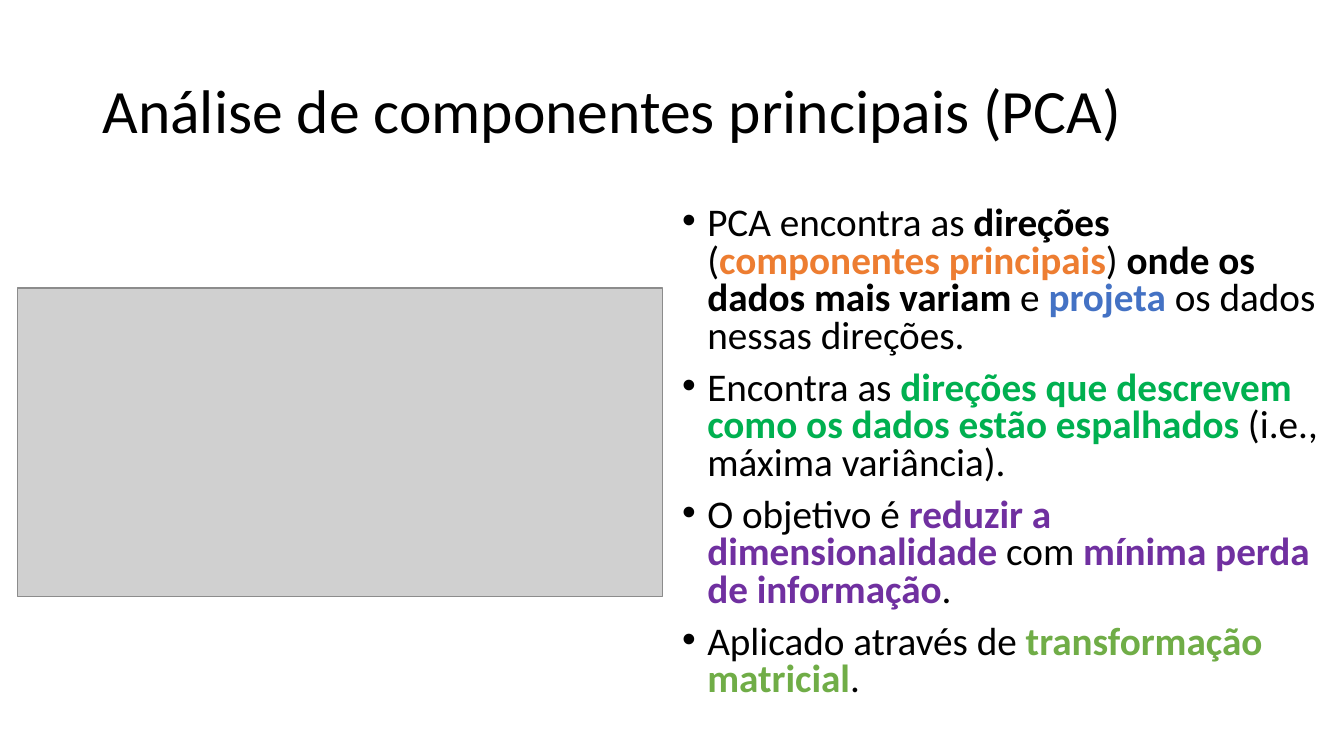
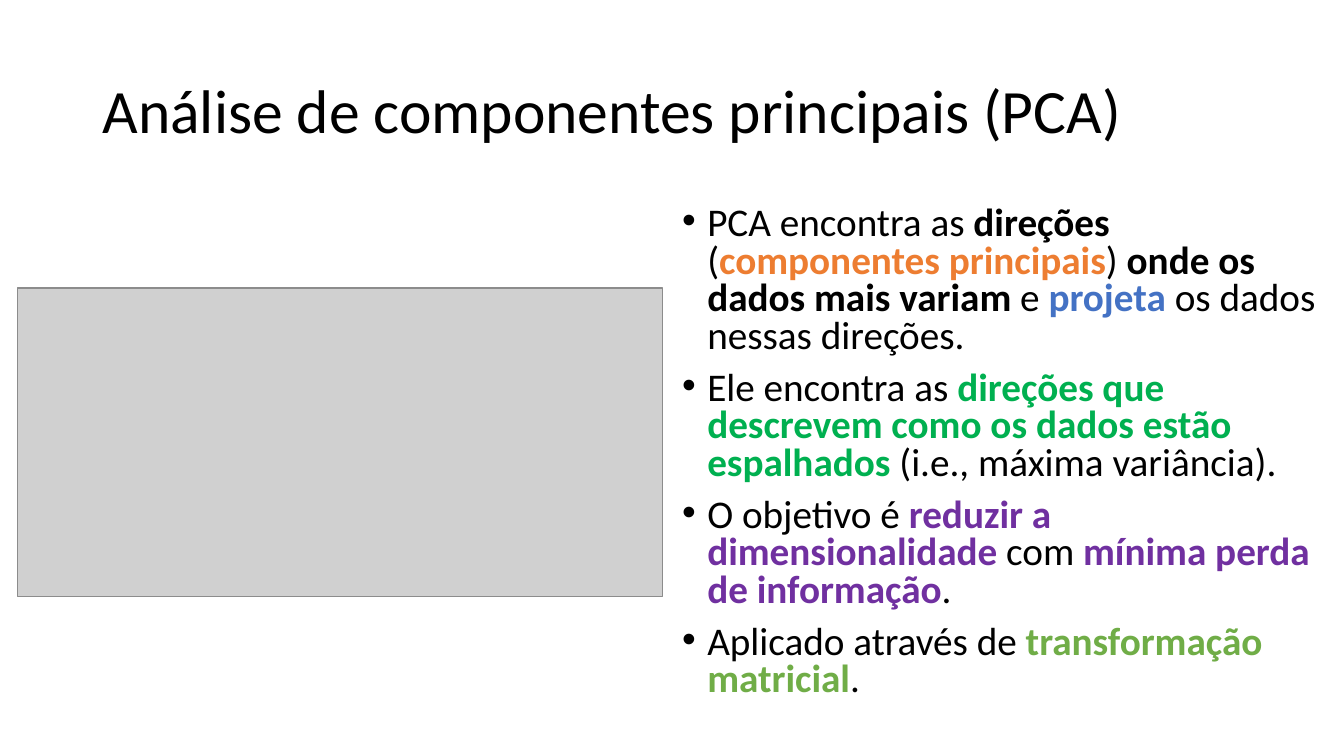
Before and after one commit to zz4fap/c24_inteligencia_artificial, a slide deck: slide 38 of slides/C24_Transformações.pptx. Drawn at 1344x756 pixels with LibreOffice and Linux fonts; fonts in the diff are those of the drawing; grey boxes stand for pictures. Boxes give left, top, right and bottom in pixels: in the first picture for what was removed or moved away, otherwise in the second. Text is boxed around its words. In the diff, an @@ line names an element or a change of style, - is before the commit and + after.

```diff
--- a/slides/C24_Transformações.pptx
+++ b/slides/C24_Transformações.pptx
@@ text at (707,373,1277,482): text changed @@
-• Encontra as direções que descrevem como os dados estão espalhados (i.e., máxima variância).
+• Ele encontra as direções que descrevem como os dados estão espalhados (i.e., máxima variância).
```
Also in this commit, not shown: 11 other slides changed, 1 other file.
